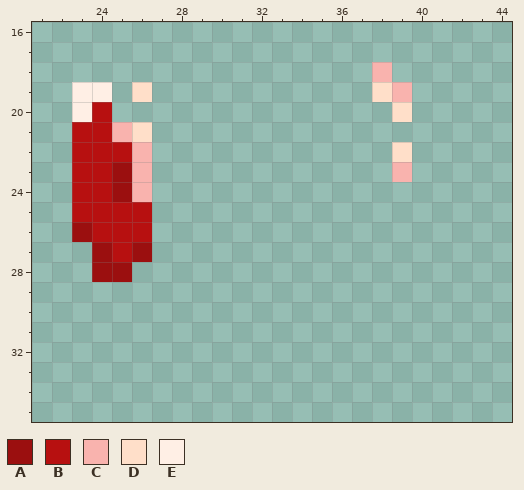
Pixel-art sprite -- CasaDesDiamantes/sprites/playerPistolStance_spr/layers/95a22206-8149-496e-8c9c-10ad2376f6ec/fc9643ac-cce0-4e3e-b881-bf6b823b1d31.png. Above: the version before the commit.
The file is 64x62 pixels. Shown: x 21..44, y 16..35.
Palette (. is transparent): A #9b0f0f  B #b71010  C #f9b3ae  D #ffdfc9  E #ffefe5
Pixels before, first column x 23:
18 ...............C.
19 EE.D...........DC
20 EB..............D
21 BBCD.............
22 BBBC............D
23 BBAC............C
24 BBAC.............
25 BBBB.............
26 ABBB.............
27 .ABA.............
28 .AA..............
After the commit:
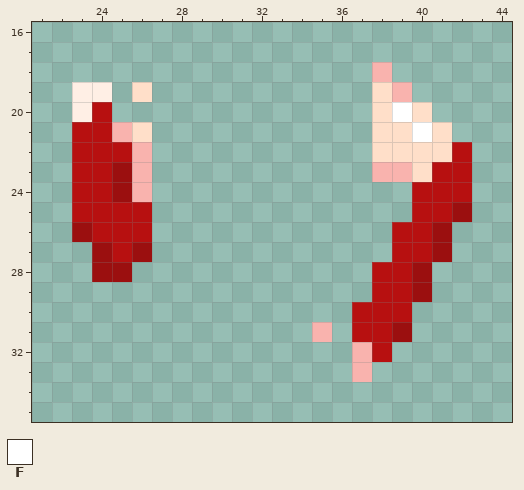
Colours new in this view: F #ffffff
The exact change:
y 20: x 38..40 .D. -> DFD
y 21: x 38..41 .... -> DDFD
y 22: x 38 . -> D; x 40..42 ... -> DDB
y 23: x 38 . -> C; x 40..42 ... -> DBB
y 24: x 40..42 ... -> BBB
y 25: x 40..42 ... -> BBA
y 26..27: x 39..41 ... -> BBA
y 28..29: x 38..40 ... -> BBA
y 30: x 37..39 ... -> BBB
y 31: x 35 . -> C; x 37..39 ... -> BBA
y 32: x 37..38 .. -> CB
y 33: x 37 . -> C
